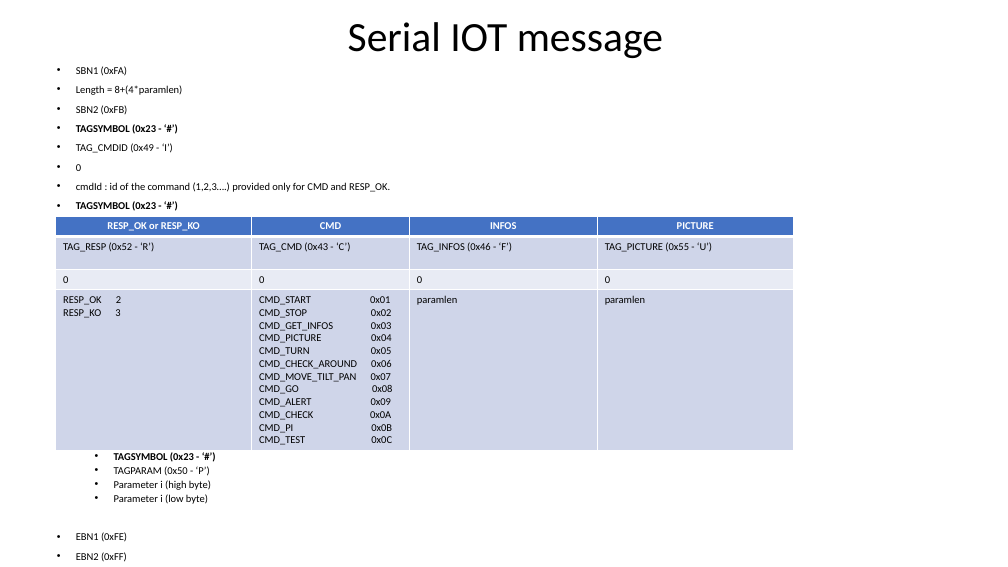
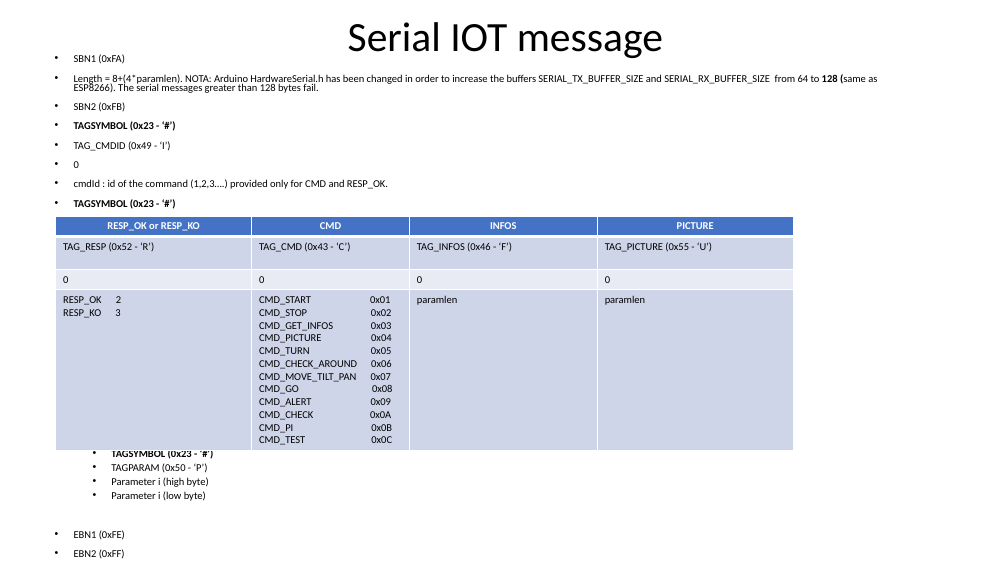
Before and after one commit to RobotEdh/RobotMicroControl, a slide deck: slide 6 of libraries/Diagramm Robot v2.pptx. Drawn at 1008x567 pixels with LibreOffice and Linux fonts; fonts in the diff are those of the drawing. Boxes give left, top, right and bottom in pixels: in the first picture for what was removed or moved away, otherwise in the second. Text is boxed around its words. In the diff, an @@ line names an element or a change of style, - is before the commit and + after.

Commit message:
improve Serial

```diff
--- a/libraries/Diagramm Robot v2.pptx
+++ b/libraries/Diagramm Robot v2.pptx
@@ text "SBN1 (0xFA)": place and size @@
-text "SBN1 (0xFA)" at (76, 66, 390, 562)
+text "SBN1 (0xFA)" at (74, 54, 877, 502)
@@ text at (74, 74, 877, 93): text changed @@
-• Length = 8+(4*paramlen)
+• Length = 8+(4*paramlen). NOTA: Arduino HardwareSerial.h has been changed in order to increase the buffers SERIAL_TX_BUFFER_SIZE and SERIAL_RX_BUFFER_SIZE from 64 to 128 (same as ESP8266). The serial messages greater than 128 bytes fail.
```
Also in this commit, not shown: 5 other slides changed, 11 other files.
